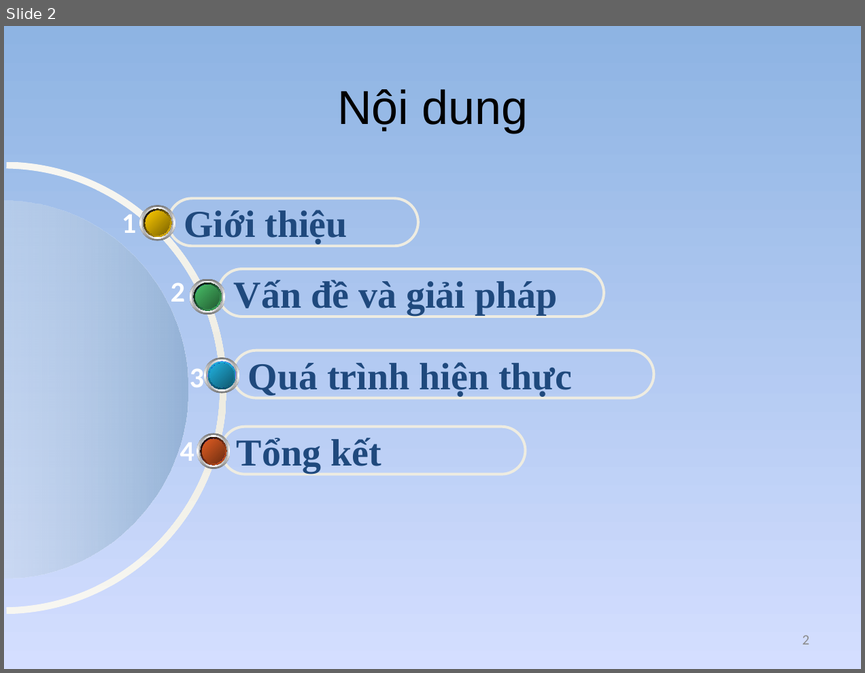
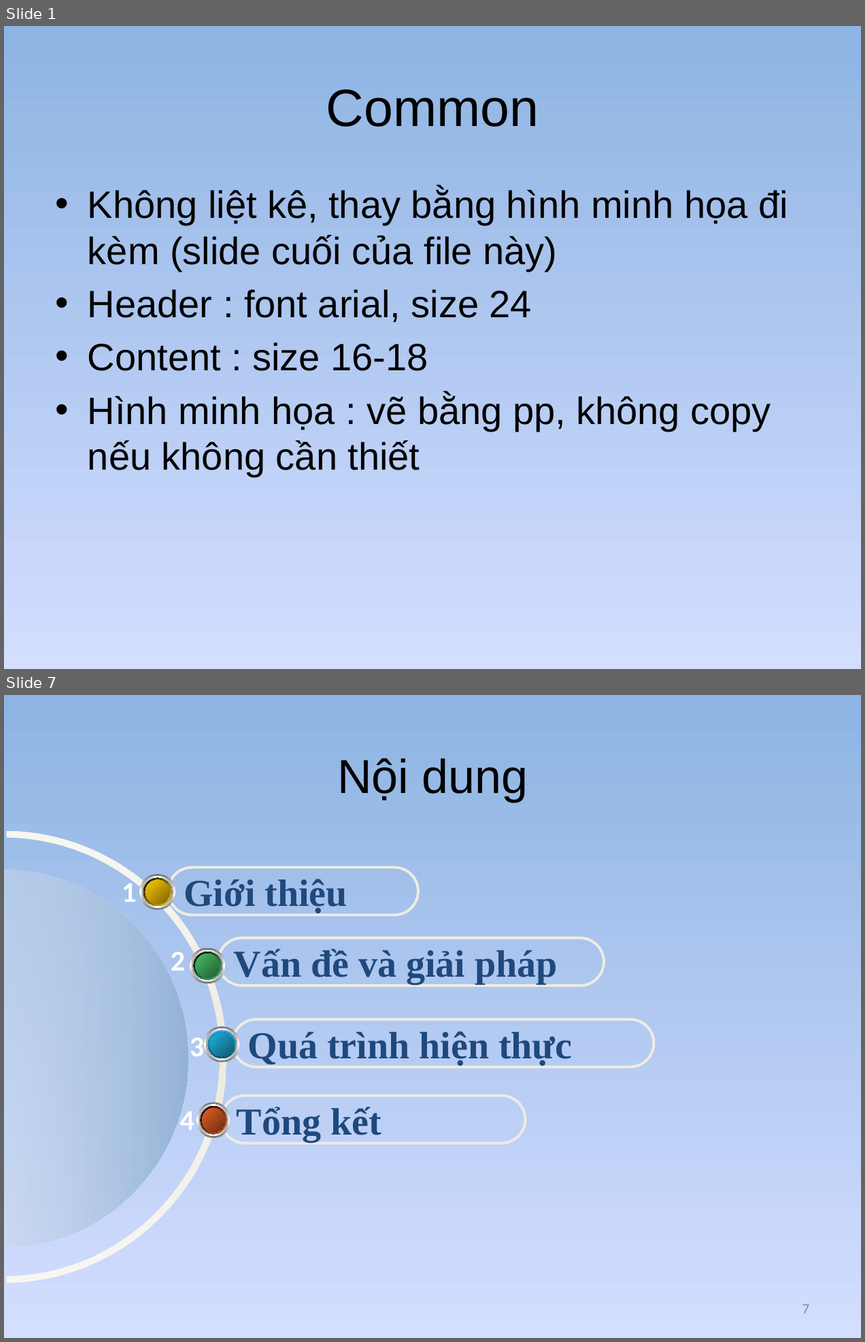
Before and after one commit to golf2109/zigbee-in-supermaket, a slide deck: docs/Report/Queue-Busting.pptx. Shown one above the other, each under a label of ours: slide 2 before the commit, slides 1 and 7 after it; the slides between them are not shown. The pictures are 865x673 and 865x1342 pixels, drawn with LibreOffice and Linux fonts; fonts in the diff are those of the drawing. Boxes give left, top, right and bottom in pixels: in the first picture for what was removed or moved away, otherwise in the second. Text is boxed around its words. In the diff, an @@ line names an element or a change of style, - is before the commit and + after.

```diff
--- a/docs/Report/Queue-Busting.pptx
+++ b/docs/Report/Queue-Busting.pptx
@@ slide 1 added at (4,26,861,669), background gradient #8EB4E3 to #D4DEFF to #96AB94 @@
@@ title added at (326,89,538,127), 44 pt, text #000000 @@
+Common
@@ text added at (88,188,788,477), 32 pt, text #000000 @@
+• Không liệt kê, thay bằng hình minh họa đi kèm (slide cuối của file này)
+• Header : font arial, size 24
+• Content : size 16-18
+• Hình minh họa : vẽ bằng pp, không copy nếu không cần thiết
@@ what was slide 2 is now slide 7 @@
@@ page number at (802,1304,810,1313): text changed @@
-2
+7
```
Also in this commit, not shown: 1 slide changed, 4 other slides added.
